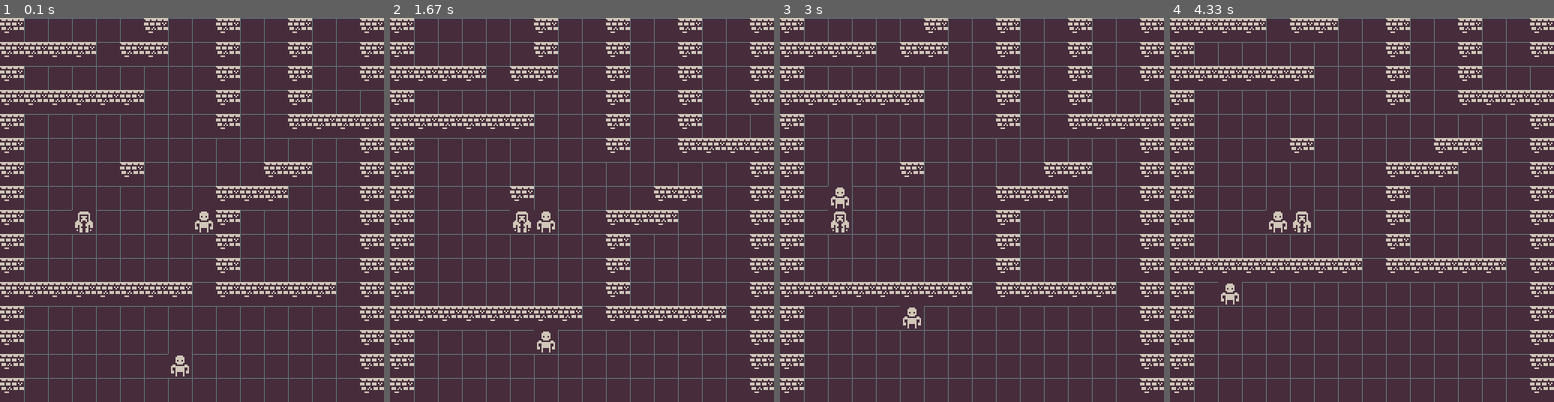
Above: before the commit, frames 1-4 (left to right).
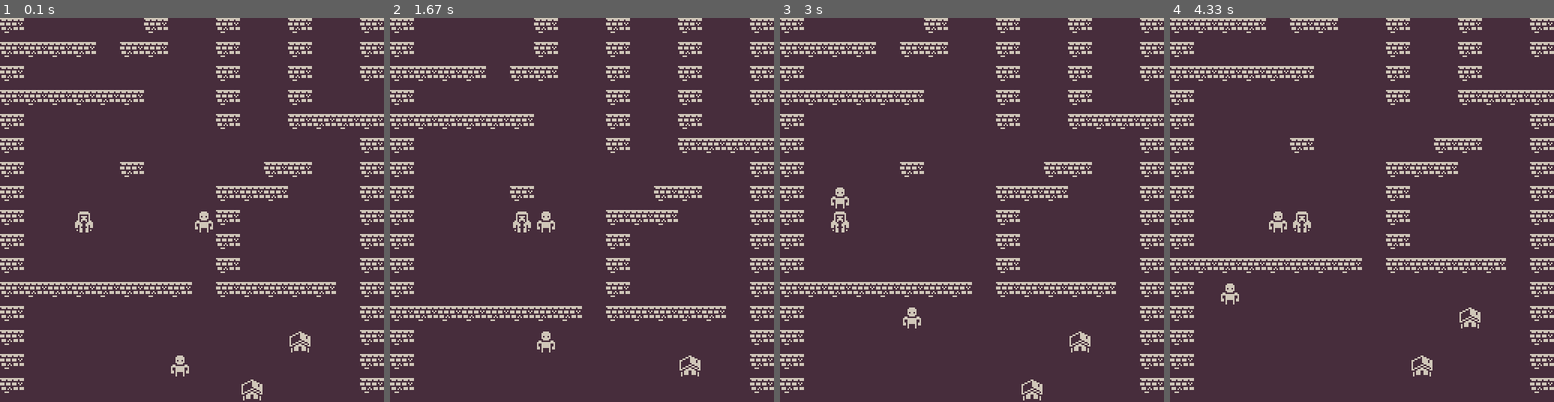
Above: after the commit, the same moments.

Repository: Javascript-void0/pygame
Game: pygame game, started from main.py
Same seed, same stepped clock (60 frames per second), same inputs: the game is played once before the commit and once after it.
Inputs:
- Up to frame 1 (0.1 s): no input
- Up to frame 2 (1.67 s): hold D 0.33-0.8 s; hold W 0.83-1.13 s; hold D 1.17-1.63 s
- Up to frame 3 (3 s): hold A 1.67-2.2 s; hold S 2.23-2.53 s; hold A 2.57-2.97 s
- Up to frame 4 (4.33 s): hold W 3-3.37 s; hold D 3.4-4.03 s; hold S from 4.07 s (still down)

The runs differ from the first frame. In frame 1, 4.6% of the frame differs, in the area x 6-100%, y 0-100%; in frame 2, 4.3%; in frame 3, 4.6%; in frame 4, 4.6%.

Commit message:
more sprites

Diff:
--- a/main.py
+++ b/main.py
@@ -27,11 +27,17 @@
         self.mob_img = pg.transform.scale(self.mob_img, (TILESIZE, TILESIZE))
         self.wall_img = pg.image.load(path.join(img_folder, WALL_IMG)).convert_alpha()
         self.wall_img = pg.transform.scale(self.wall_img, (TILESIZE, TILESIZE))
+        self.build_img = pg.image.load(path.join(img_folder, BUILD_IMG)).convert_alpha()
+        self.build_img = pg.transform.scale(self.build_img, (TILESIZE, TILESIZE))
+        self.tree_img = pg.image.load(path.join(img_folder, TREE_IMG)).convert_alpha()
+        self.tree_img = pg.transform.scale(self.tree_img, (TILESIZE, TILESIZE))
 
     def new(self):
         self.all_sprites = pg.sprite.Group()
         self.walls = pg.sprite.Group()
         self.mobs = pg.sprite.Group()
+        self.builds = pg.sprite.Group()
+        self.trees = pg.sprite.Group()
 #        self.ground = pg.sprite.Group()
         for row, tiles in enumerate(self.map.data):
             for col, tile in enumerate(tiles):
@@ -41,6 +47,10 @@
                     self.player = Player(self, col, row)
                 if tile == 'M':
                     Mob(self, col, row)
+                if tile == 'B':
+                    Build(self, col, row)
+                if tile == 'T':
+                    Tree(self, col, row)
         self.camera = Camera(self.map.width, self.map.height)
 
     def run(self):
@@ -88,9 +98,9 @@
 
     def draw_grid(self):
         for x in range(0, WIDTH, TILESIZE):
-            pg.draw.line(self.screen, C7, (x, 0), (x, HEIGHT))
+            pg.draw.line(self.screen, BG_COLOR, (x, 0), (x, HEIGHT))
         for y in range(0, HEIGHT, TILESIZE):
-            pg.draw.line(self.screen, C7, (0, y), (WIDTH, y))
+            pg.draw.line(self.screen, BG_COLOR, (0, y), (WIDTH, y))
 
     def draw(self):
         pg.display.set_caption("{} FPS: {:.2f}".format(TITLE, self.clock.get_fps()))
--- a/map.txt
+++ b/map.txt
@@ -15,16 +15,16 @@
 1........1.....1......1
 11111111.11111.111.1111
 1..............1......1
+1...........B..1......1
+1......M.......1......1
+1.........B....1......1
 1..............1......1
-1......M.......1......1
-1..............1......1
-1..............1......1
-1..............1......1
+1..TTTT........1......1
 1........1............1
-1........1.....1......1
-1..............1......1
-1....1.........1......1
-1........11....1......1
+1........1....T1......1
+1.............T1......1
+1....1........T1......1
+1........11...T1......1
 1..............1......1
 1..............1......1
 1..............1......1
--- a/settings.py
+++ b/settings.py
@@ -23,3 +23,6 @@
 MOB_IMG = 'mob.png'
 GROUND_IMG = 'ground.png'
 GROUND1_IMG = 'ground1.png'
+TREE_IMG = 'tree.png'
+TREE1_IMG = 'tree1.png'
+BUILD_IMG = 'build.png'
--- a/sprites.py
+++ b/sprites.py
@@ -15,19 +15,22 @@
         self.rect.y = y * TILESIZE
 
     def move(self, dx = 0, dy = 0):
-        if not self.collide_with_walls(dx, dy) and not self.collide_with_mobs(dx, dy):
+        if not self.collide(dx, dy):
             self.x += dx
             self.y += dy
 
-    def collide_with_walls(self, dx = 0, dy = 0):
+    def collide(self, dx = 0, dy = 0):
         for wall in self.game.walls:
             if wall.x == self.x + dx and wall.y == self.y + dy:
                 return True
-        return False
-
-    def collide_with_mobs(self, dx = 0, dy = 0):
         for mob in self.game.mobs:
             if mob.x == self.x + dx and mob.y == self.y + dy:
+                return True
+        for build in self.game.builds:
+            if build.x == self.x + dx and build.y == self.y + dy:
+                return True
+        for tree in self.game.trees:
+            if tree.x == self.x + dx and tree.y == self.y + dy:
                 return True
         return False
 
@@ -47,15 +50,18 @@
         self.rect.x = x * TILESIZE
         self.rect.y = y * TILESIZE
 
-    def collide_with_walls(self, dx = 0, dy = 0):
+    def collide(self, dx = 0, dy = 0):
         for wall in self.game.walls:
             if wall.x == self.x + dx and wall.y == self.y + dy:
                 return True
-        return False
-
-    def collide_with_mobs(self, dx = 0, dy = 0):
         for mob in self.game.mobs:
             if mob.x == self.x + dx and mob.y == self.y + dy:
+                return True
+        for build in self.game.builds:
+            if build.x == self.x + dx and build.y == self.y + dy:
+                return True
+        for tree in self.game.trees:
+            if tree.x == self.x + dx and tree.y == self.y + dy:
                 return True
         return False
 
@@ -82,7 +88,7 @@
                 self.move(dy = random.randint(-1, 1))
 
     def move(self, dx = 0, dy = 0):
-        if not self.collide_with_walls(dx, dy) and not self.collide_with_mobs(dx, dy) and not self.collide_with_player(dx, dy):
+        if not self.collide(dx, dy) and not self.collide_with_player(dx, dy):
             self.x += dx
             self.y += dy
             return True
@@ -103,3 +109,27 @@
         self.y = y
         self.rect.x = x * TILESIZE
         self.rect.y = y * TILESIZE
+
+class Build(pg.sprite.Sprite):
+    def __init__(self, game, x, y):
+        self.groups = game.all_sprites, game.builds
+        pg.sprite.Sprite.__init__(self, self.groups)
+        self.game = game
+        self.image = game.build_img
+        self.rect = self.image.get_rect()
+        self.x = x
+        self.y = y
+        self.rect.x = x * TILESIZE
+        self.rect.y = y * TILESIZE
+
+class Tree(pg.sprite.Sprite):
+    def __init__(self, game, x, y):
+        self.groups = game.all_sprites, game.trees
+        pg.sprite.Sprite.__init__(self, self.groups)
+        self.game = game
+        self.image = game.tree_img
+        self.rect = self.image.get_rect()
+        self.x = x
+        self.y = y
+        self.rect.x = x * TILESIZE
+        self.rect.y = y * TILESIZE
Binary file added: assets/build.png
Binary file added: assets/tree.png
Binary file added: assets/tree1.png
